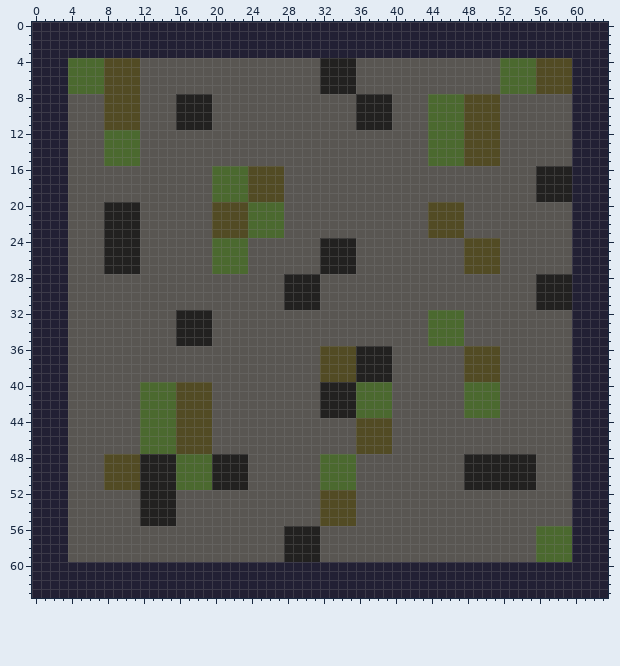
Pixel-art file -- src/assets/MossyWall.ase. Above is the file before it was changed.
64x64 pixels, 1 frame.
New version:
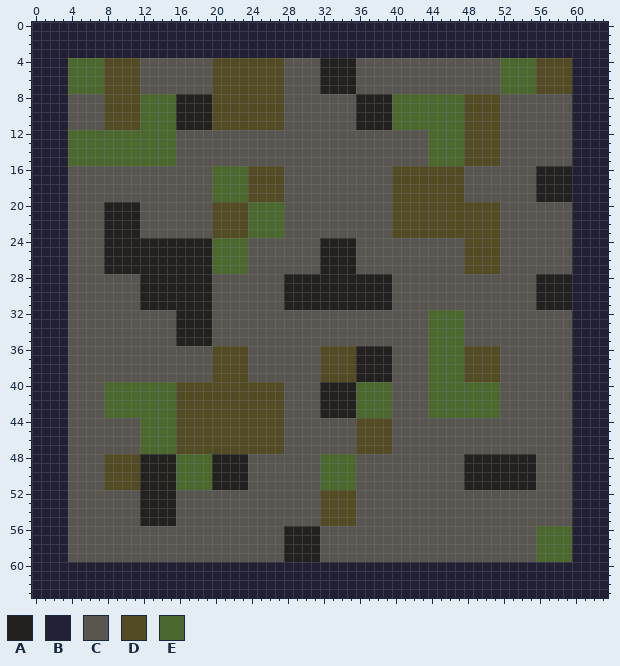
Palette (. is transparent): A #222120  B #222034  C #595652  D #524b24  E #4b692f
The edit:
Changed rows in their new state; - is an unchanged pixel.
Layer "Base":
first column x 4:
 4 ----------------DDDDDDDD------------------------
 5 ----------------DDDDDDDD------------------------
 6 ----------------DDDDDDDD------------------------
 7 ----------------DDDDDDDD------------------------
 8 --------EEEE----DDDDDDDD------------EEEE--------
 9 --------EEEE----DDDDDDDD------------EEEE--------
10 --------EEEE----DDDDDDDD------------EEEE--------
11 --------EEEE----DDDDDDDD------------EEEE--------
12 EEEE----EEEE------------------------------------
13 EEEE----EEEE------------------------------------
14 EEEE----EEEE------------------------------------
15 EEEE----EEEE------------------------------------
16 ------------------------------------DDDDDDDD----
17 ------------------------------------DDDDDDDD----
18 ------------------------------------DDDDDDDD----
19 ------------------------------------DDDDDDDD----
20 ------------------------------------DDDD----DDDD
21 ------------------------------------DDDD----DDDD
22 ------------------------------------DDDD----DDDD
23 ------------------------------------DDDD----DDDD
24 --------AAAAAAAA--------------------------------
25 --------AAAAAAAA--------------------------------
26 --------AAAAAAAA--------------------------------
27 --------AAAAAAAA--------------------------------
28 --------AAAAAAAA------------AAAAAAAA------------
29 --------AAAAAAAA------------AAAAAAAA------------
30 --------AAAAAAAA------------AAAAAAAA------------
31 --------AAAAAAAA------------AAAAAAAA------------
first column x 8:
36 ------------DDDD--------------------EEEE
37 ------------DDDD--------------------EEEE
38 ------------DDDD--------------------EEEE
39 ------------DDDD--------------------EEEE
40 EEEE--------DDDDDDDD----------------EEEE
41 EEEE--------DDDDDDDD----------------EEEE
42 EEEE--------DDDDDDDD----------------EEEE
43 EEEE--------DDDDDDDD----------------EEEE
44 ------------DDDDDDDD--------------------
45 ------------DDDDDDDD--------------------
46 ------------DDDDDDDD--------------------
47 ------------DDDDDDDD--------------------
